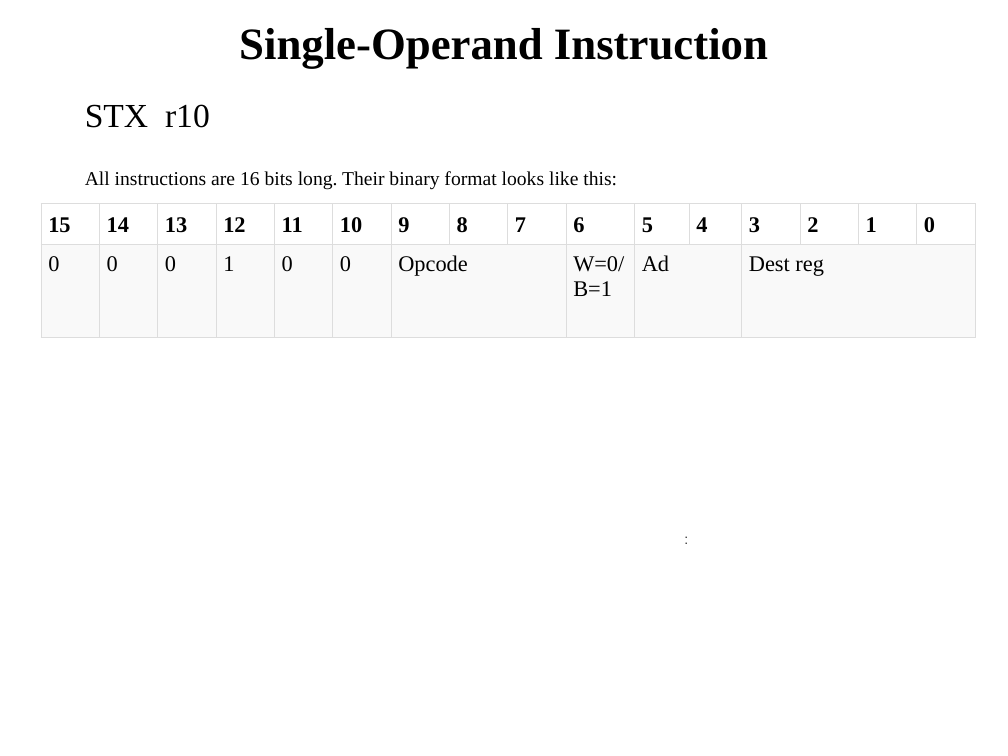
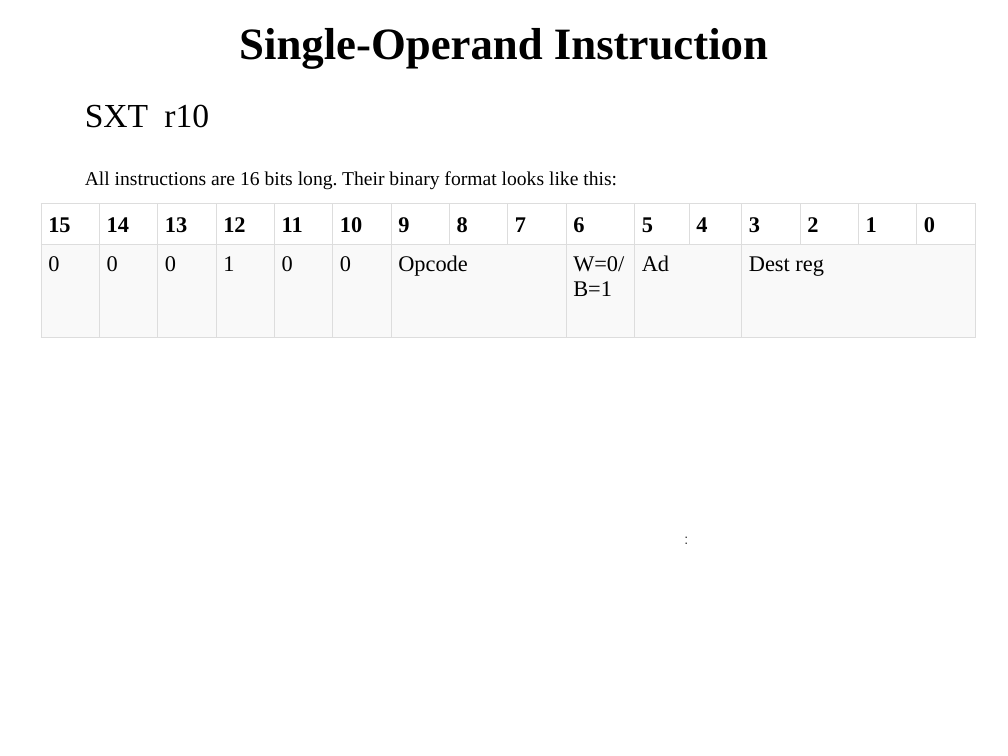
Before and after one commit to pw4rn3r/ECE382, a slide deck: slide 17 of notes/L3/Lsn3.pptx. Drawn at 1008x756 pixels with LibreOffice and Linux fonts; fonts in the diff are those of the drawing. Boxes give left, top, right and bottom in pixels: in the first picture for what was removed or moved away, otherwise in the second. Text is boxed around its words. In the diff, an @@ line names an element or a change of style, - is before the commit and + after.

```diff
--- a/notes/L3/Lsn3.pptx
+++ b/notes/L3/Lsn3.pptx
@@ text at (85, 104, 209, 128): text changed @@
-  STX r10
+  SXT r10
```
Also in this commit, not shown: 1 other slide changed, 1 other file.
